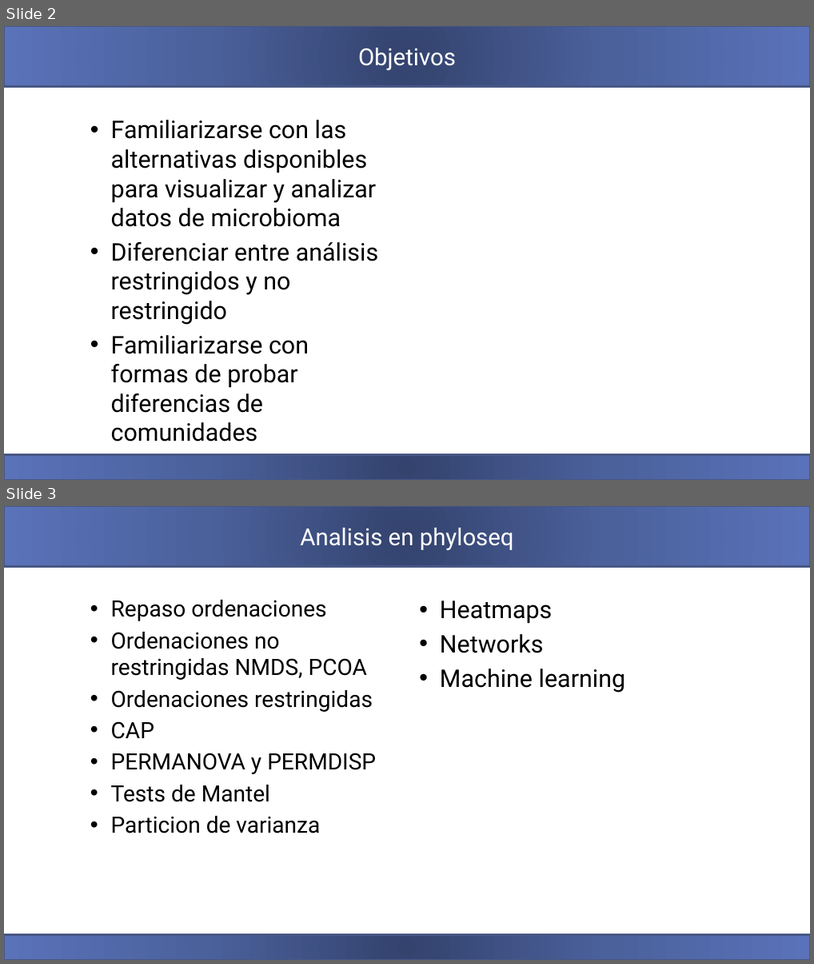
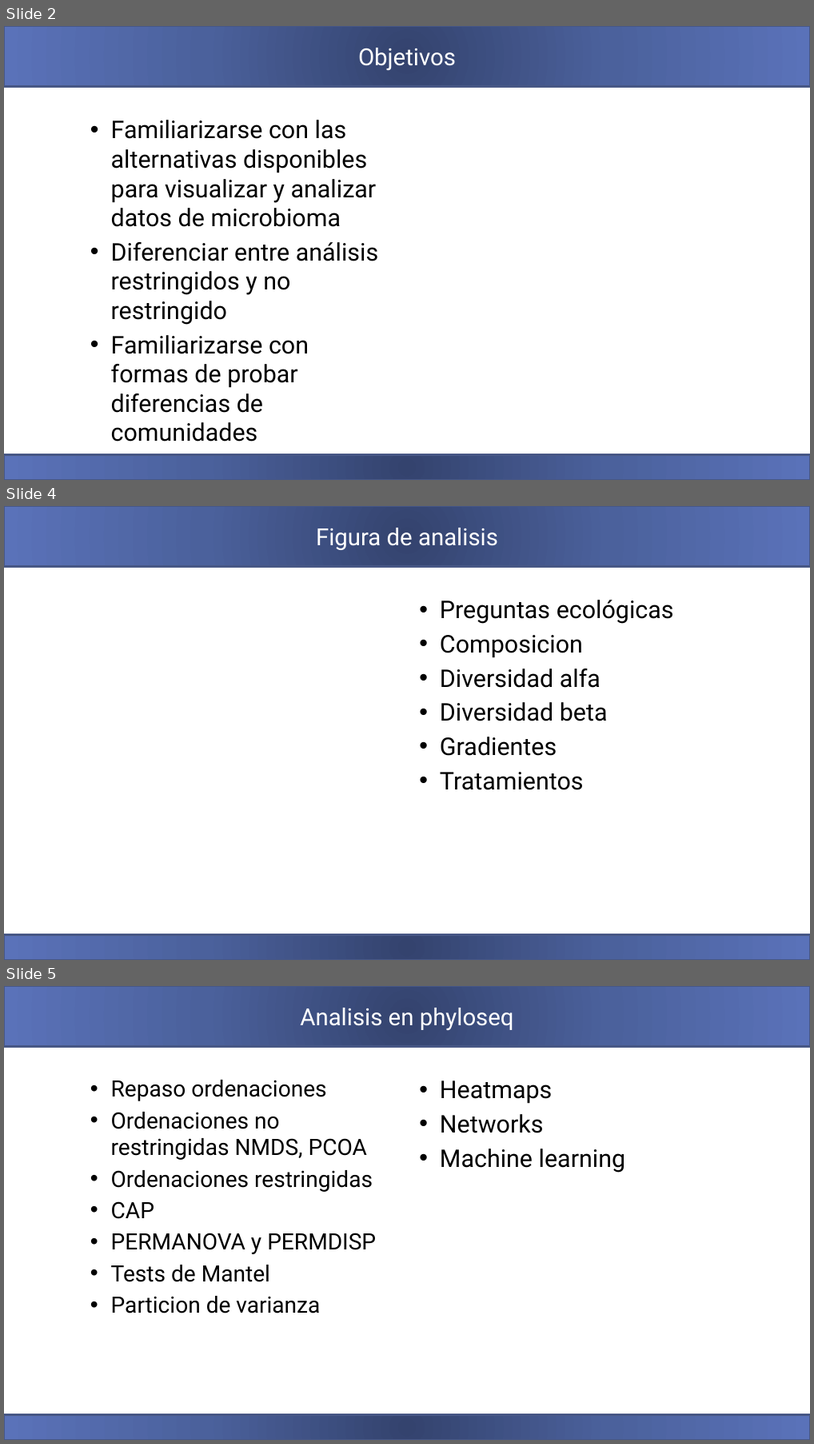
Before and after one commit to carden24/2018_Taller_Genomica_ambiental, a slide deck: W5_Analisis_multivariado_de_comunidades.pptx. Shown one above the other, each under a label of ours: slides 2 and 3 before the commit, slides 2, 4 and 5 after it; the slides between them are not shown. The pictures are 814x964 and 814x1444 pixels, drawn with LibreOffice and Linux fonts; fonts in the diff are those of the drawing. Boxes give left, top, right and bottom in pixels: in the first picture for what was removed or moved away, otherwise in the second. Text is boxed around its words. In the diff, an @@ line names an element or a change of style, - is before the commit and + after.

```diff
--- a/W5_Analisis_multivariado_de_comunidades.pptx
+++ b/W5_Analisis_multivariado_de_comunidades.pptx
@@ slide 4 added at [4, 506, 810, 960], background #FFFFFF; not listed: 2 template elements that a slide beside it also shows @@
@@ title added at [316, 528, 498, 550], 28 pt, text #FFFFFF @@
+Figura de analisis
@@ text added at [440, 600, 674, 790], 29 pt, text #000000 @@
+• Preguntas ecológicas
+• Composicion
+• Diversidad alfa
+• Diversidad beta
+• Gradientes
+• Tratamientos
@@ what was slide 3 is now slide 5 @@
```
Also in this commit, not shown: 1 slide changed, 7 other slides added, 1 slide removed, 2 other files.
